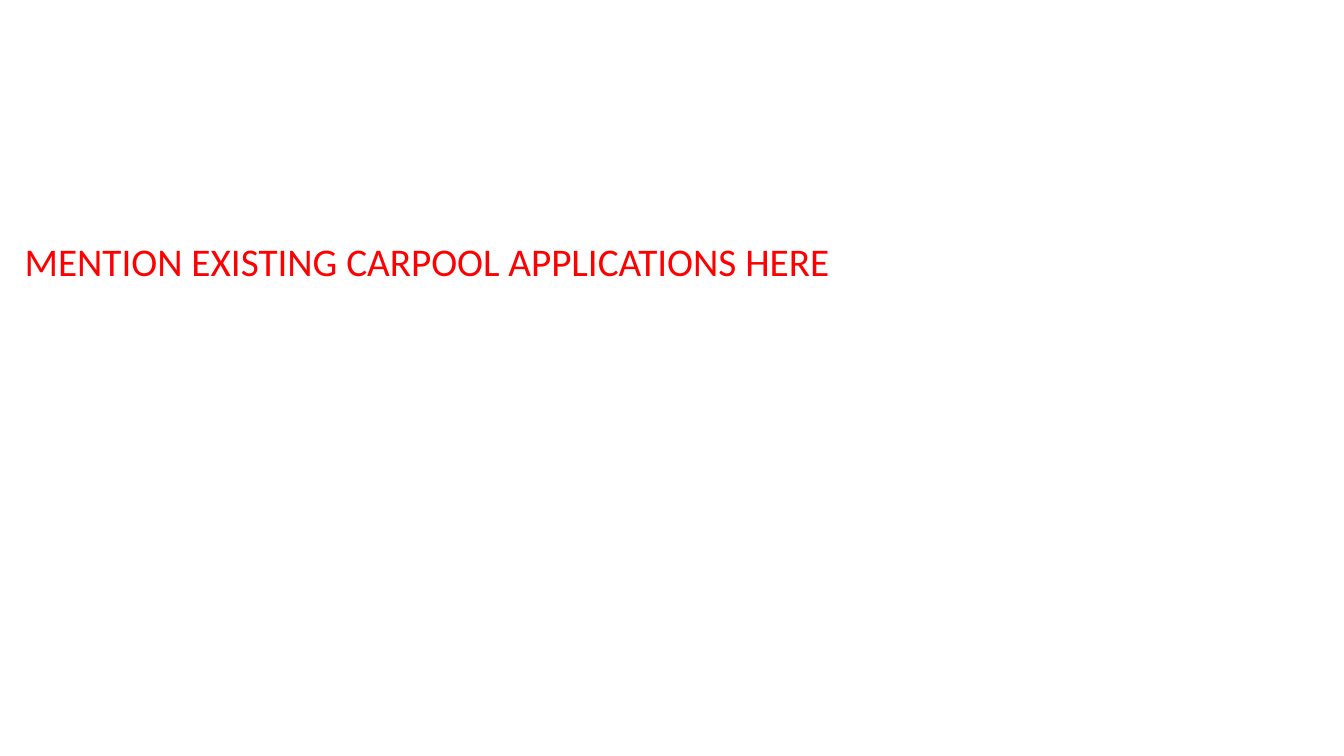
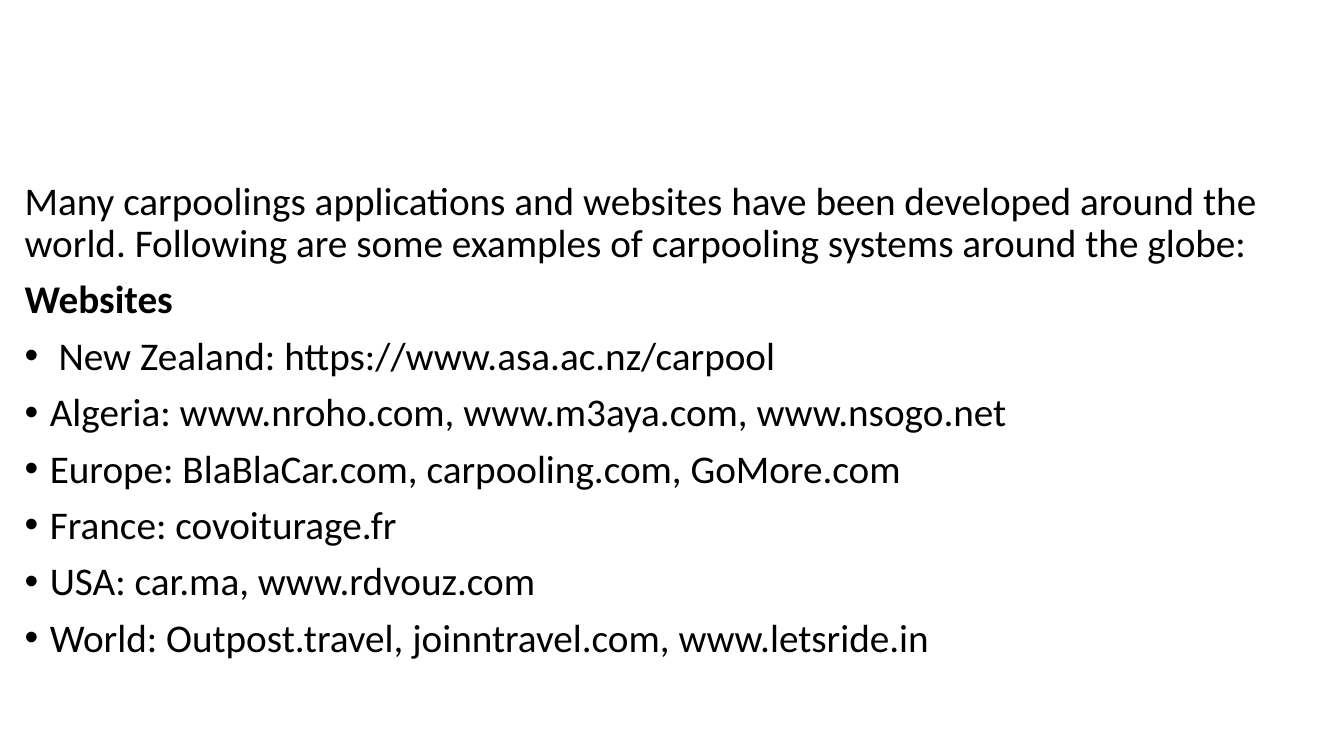
Before and after one commit to usamaraou/CarPool, a slide deck: slide 5 of Presentation/Carpool.pptx. Drawn at 1344x756 pixels with LibreOffice and Linux fonts; fonts in the diff are those of the drawing; background and template pictures are left out. Boxes give left, top, right and bottom in pixels: in the first picture for what was removed or moved away, otherwise in the second. Text is boxed around its words. In the diff, an @@ line names an element or a change of style, - is before the commit and + after.

```diff
--- a/Presentation/Carpool.pptx
+++ b/Presentation/Carpool.pptx
@@ text at (25, 187, 1256, 659): text changed; text colour #FF0000 to #000000 @@
-MENTION EXISTING CARPOOL APPLICATIONS HERE
+Many carpoolings applications and websites have been developed around the world. Following are some examples of carpooling systems around the globe:
+Websites
+• New Zealand: https://www.asa.ac.nz/carpool
+• Algeria: www.nroho.com, www.m3aya.com, www.nsogo.net
+• Europe: BlaBlaCar.com, carpooling.com, GoMore.com
+• France: covoiturage.fr
+• USA: car.ma, www.rdvouz.com
+• World: Outpost.travel, joinntravel.com, www.letsride.in
```
Also in this commit, not shown: 1 slide added.
